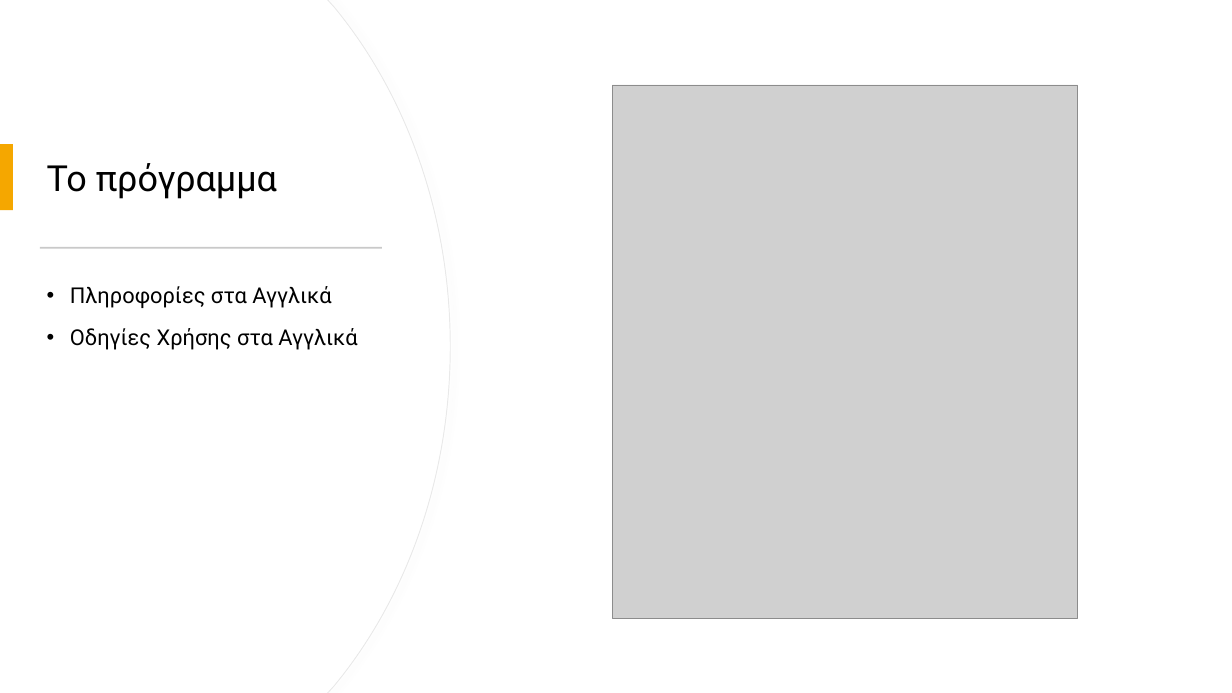
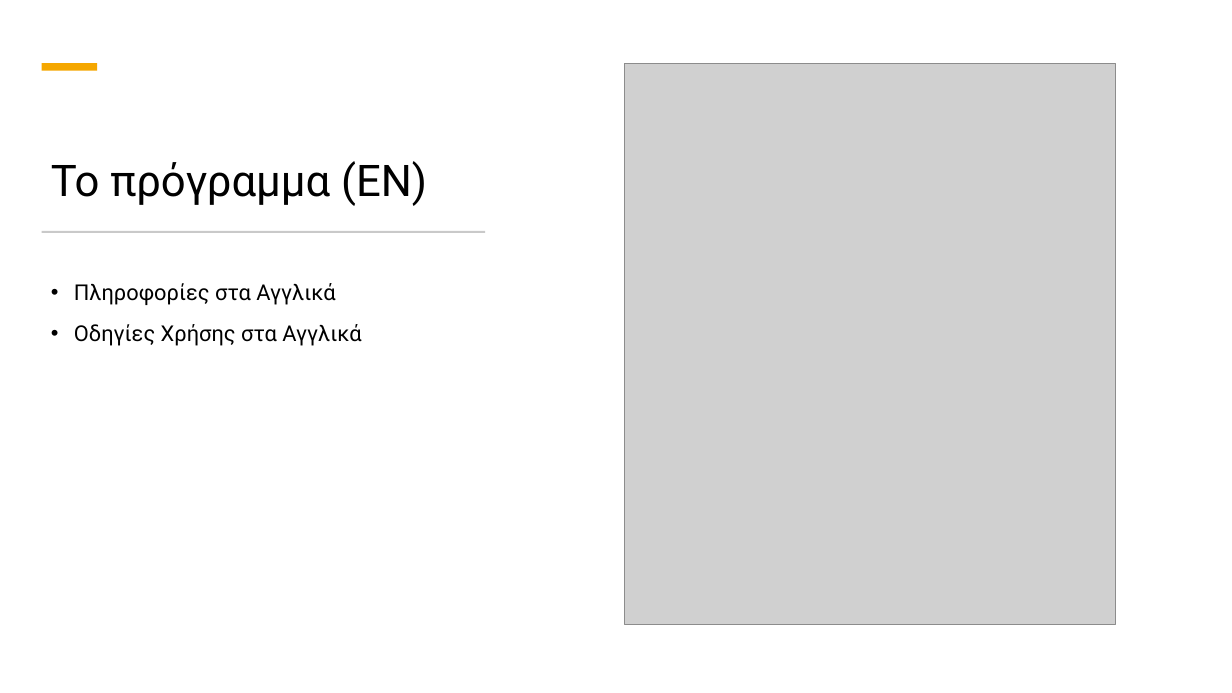
Before and after one commit to johnprif/Thesis, a slide deck: slide 33 of thesisPriftiPP.pptx (slide 32 before the commit). Drawn at 1232x693 pixels with LibreOffice and Linux fonts; fonts in the diff are those of the drawing; grey boxes stand for pictures. Boxes give left, top, right and bottom in pixels: in the first picture for what was removed or moved away, otherwise in the second. Text is boxed around its words. In the diff, an @@ line names an element or a change of style, - is before the commit and + after.

```diff
--- a/thesisPriftiPP.pptx
+++ b/thesisPriftiPP.pptx
@@ freeform shape removed at [0, 0, 450, 693] @@
@@ freeform shape removed at [0, 0, 449, 693] @@
@@ rectangle added at [42, 63, 97, 70], fill #F5A700 @@
@@ picture: place and size @@
-picture at [613, 85, 1078, 618]
+picture at [625, 63, 1116, 624]
@@ title "Το πρόγραμμα (EN)" at [51, 161, 427, 206]: vertical alignment middle to bottom @@
@@ rectangle removed at [0, 144, 13, 211] @@
@@ title at [51, 161, 427, 206]: text changed; size 28 to 34 pt @@
-Το πρόγραμμα
+Το πρόγραμμα (EN)
@@ rectangle: place and size @@
-rectangle at [40, 247, 382, 249]
+rectangle at [42, 231, 485, 233]
@@ text "Πληροφορίες στα Αγγλικά": place and size @@
-text "Πληροφορίες στα Αγγλικά" at [70, 286, 357, 350]
+text "Πληροφορίες στα Αγγλικά" at [74, 283, 361, 346]
```
Also in this commit, not shown: 4 other slides changed, 8 slides added, 6 slides removed.
